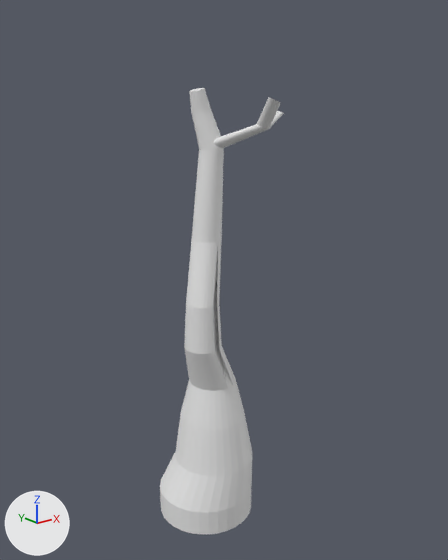
Renders of the Blender file env_tree_melissaLiao_01.blend from each side of a commit.
Rendered twice from a 50 mm lens placed at (-6.98, -9.36, 9.29), pointed at (0.25, -0.32, 5.67). Lighting does not change. The marker at lower left points along +X, +Y and +Z. The older version comes first.
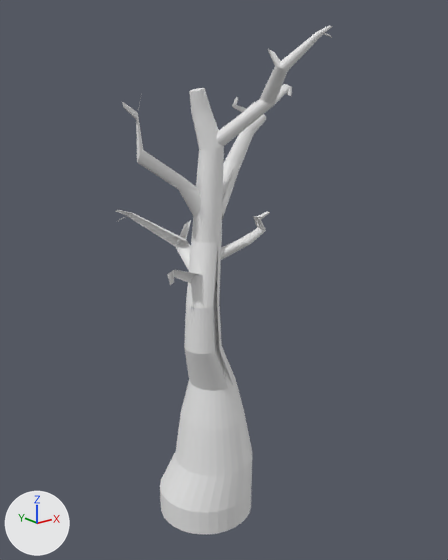
The change, as a list of edits to the scene's bpy script:
```text
Change me_cylinder:
    used by ob_cylinder; location = (0.0, 0.0, 0.0)
    remove me_cylinder.from_pydata(...)  # 480 vertices, 418 faces; spans x -1.0..1.05, y -1.65..1.0, z 0.46..9.25
    add me_cylinder.from_pydata(...)  # 1432 vertices, 1236 faces, 1 loose edge; spans x -1.73..1.76, y -1.92..1.4, z 0.46..10.23
    me_cylinder part 1: a new loose piece of 256 vertices spanning x -0.02..1.76, y -0.24..0.75, z 6.66..9.07
    me_cylinder part 2: a new loose piece of 224 vertices spanning x -0.17..1.01, y -1.09..0.09, z 5.98..7.02
    me_cylinder part 3: a new loose piece of 192 vertices spanning x -1.73..0.19, y -0.28..0.11, z 6.73..9.17
    me_cylinder part 4: a new loose piece of 109 vertices spanning x -1.15..0.08, y -0.52..1.4, z 5.63..6.97
    me_cylinder part 5: 96 vertices moved from x 0.24..1.05, y -1.65..-0.96, z 8.56..9.1 to x 0.51..1.48, y -1.5..-0.68, z 8.94..9.6; 160 vertices added at x 0.46..1.39, y -1.92..-0.81, z 9.1..10.23
    other edits to the shape of me_cylinder do not show in these pictures
```

Boxes [x1, y1, x2, y2] around the edits, measured in the pictures (448 x 560 px):
'Cylinder', reshaped (74% wider, 14% taller)
    before: [160, 88, 284, 534]
    after: [116, 25, 332, 534]
part 1 of me_cylinder, added
    after: [222, 97, 266, 219]
part 2 of me_cylinder, added
    after: [221, 212, 270, 260]
part 3 of me_cylinder, added
    after: [122, 93, 201, 217]
part 4 of me_cylinder, added
    after: [116, 210, 201, 285]
part 5 of me_cylinder, reshaped
    before: [214, 97, 284, 148]
    after: [217, 25, 332, 146]
